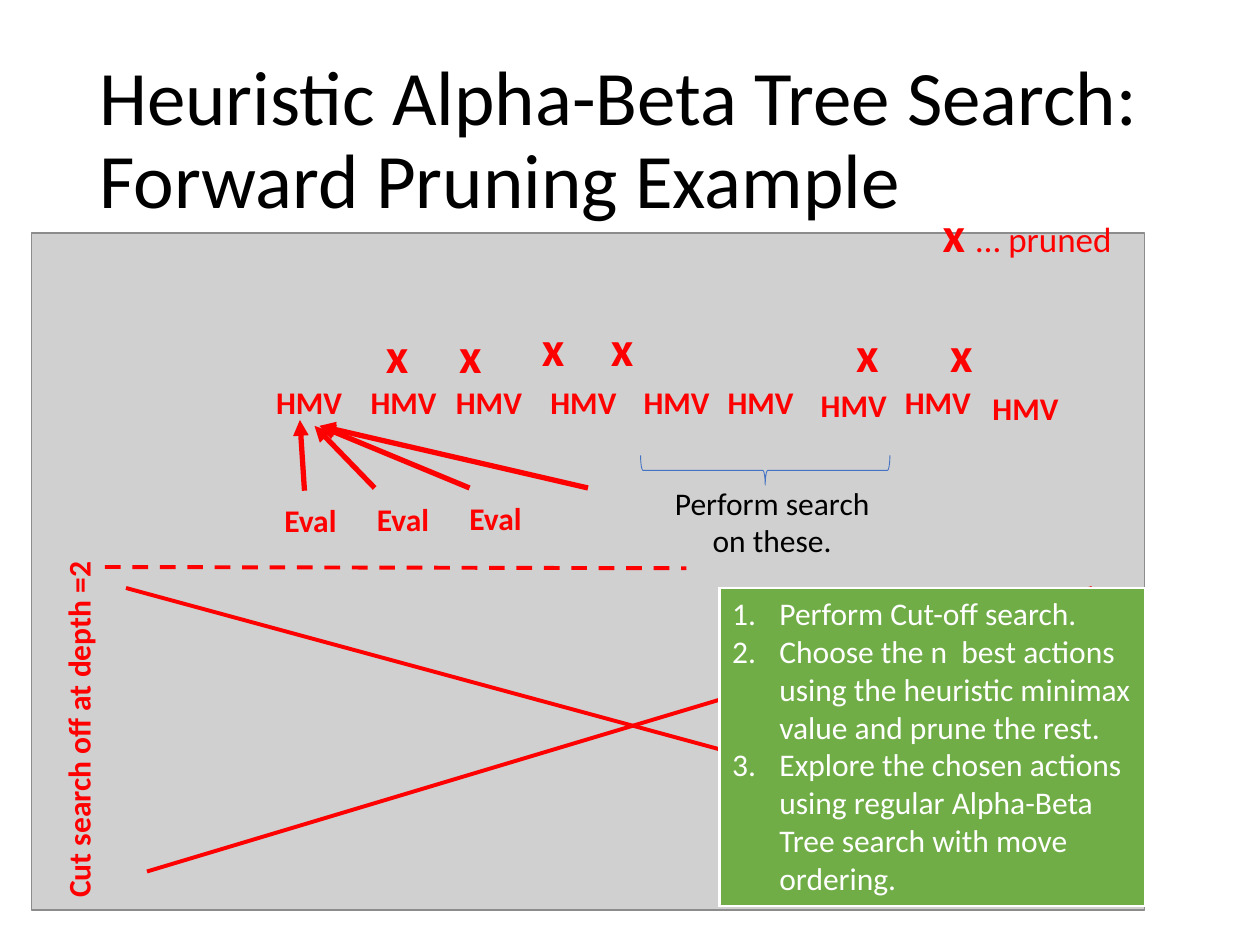
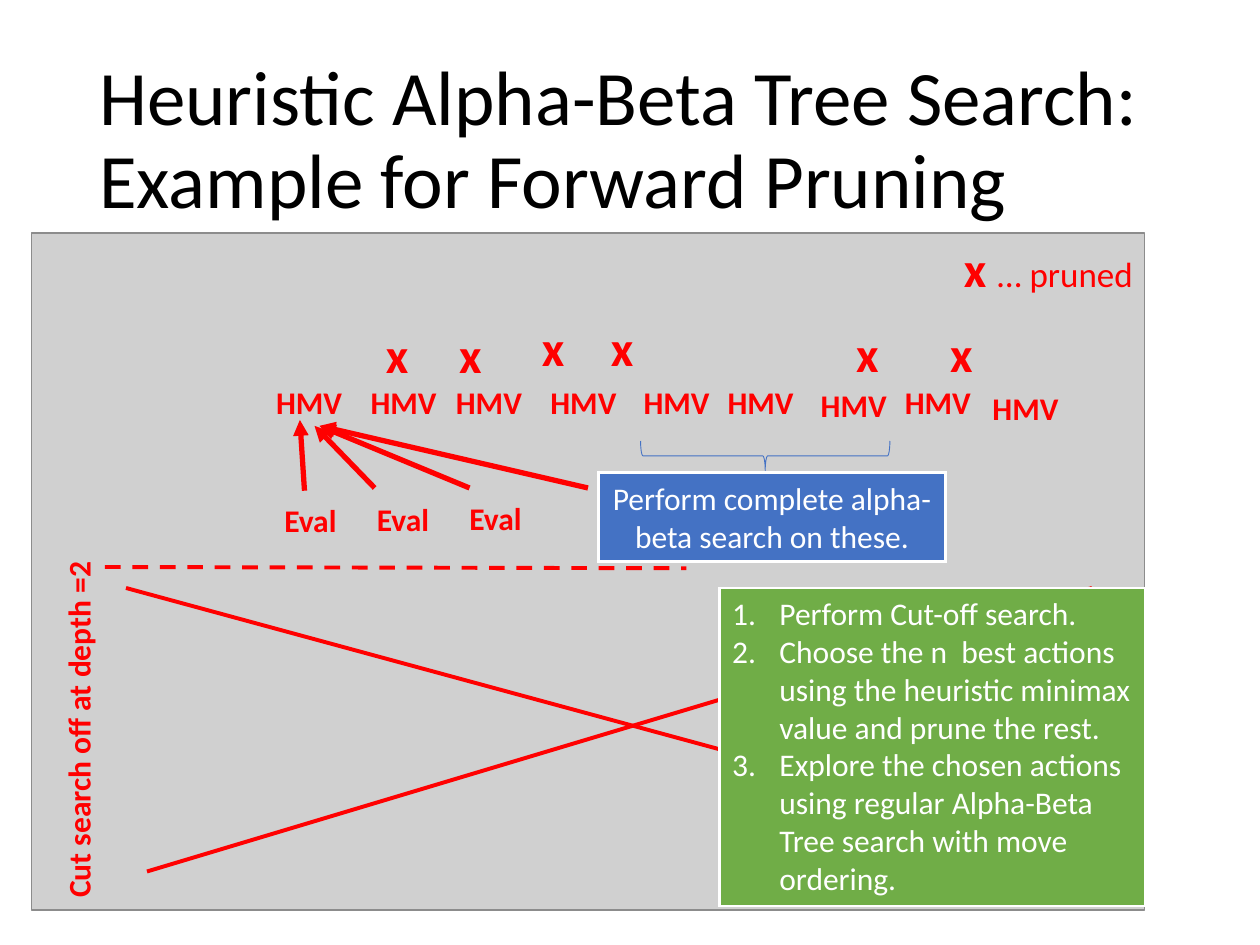
Before and after one commit to mhahsler/CS7320-AI, a slide deck: slide 28 of slides/05_games.pptx (slide 27 before the commit). Drawn at 1260x945 pixels with LibreOffice and Linux fonts; fonts in the diff are those of the drawing; grey boxes stand for pictures. Boxes give left, top, right and bottom in pixels: in the first picture for what was removed or moved away, otherwise in the second. Text is boxed around its words. In the diff, an @@ line names an element or a change of style, - is before the commit and + after.

Commit message:
added figure for alpha-beta pruning.

```diff
--- a/slides/05_games.pptx
+++ b/slides/05_games.pptx
@@ title at [99, 71, 1137, 222]: text changed @@
-Heuristic Alpha-Beta Tree Search:
-Forward Pruning Example
+Heuristic Alpha-Beta Tree Search:
+Example for Forward Pruning
@@ text "x … pruned" rewrapped from [943, 211, 1111, 263] to [964, 262, 1133, 293] @@
@@ right brace: place and size @@
-right brace at [640, 455, 890, 485]
+right brace at [640, 441, 890, 471]
@@ rectangle "Perform complete alpha-beta search on ...": place and size @@
-rectangle "Perform complete alpha-beta search on ..." at [675, 493, 869, 553]
+rectangle "Perform complete alpha-beta search on ..." at [598, 472, 945, 562]
@@ rectangle "Perform complete alpha-beta search on ..." at [598, 472, 945, 562]: fill none to #4472C4; outline none to #FFFFFF 1.5 pt @@
@@ text in rectangle at [613, 488, 931, 548]: text changed; text colour #000000 to #FFFFFF @@
-Perform search on these.
+Perform complete alpha-beta search on these.
```
Also in this commit, not shown: 15 other slides changed, 2 slides added, 1 other file.
